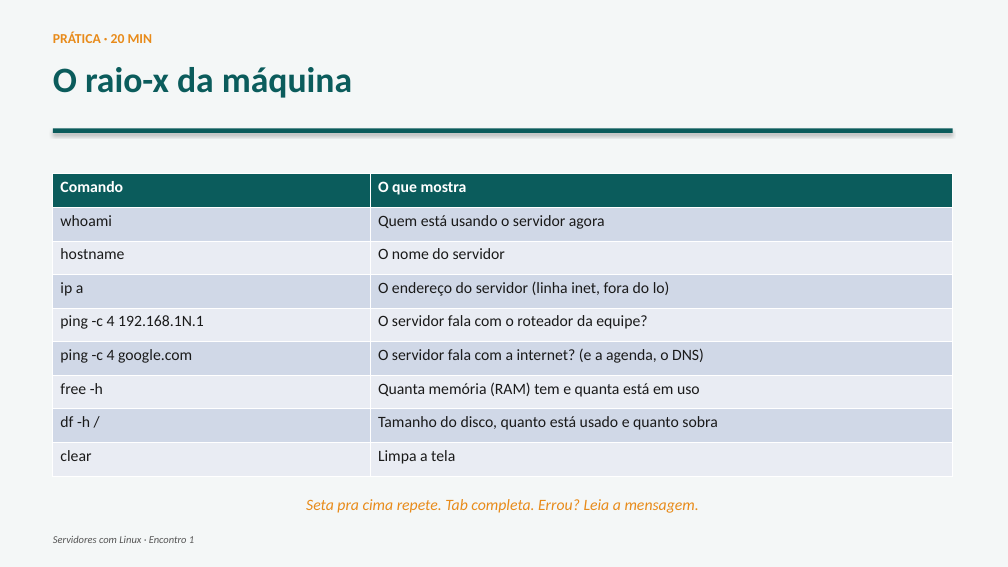
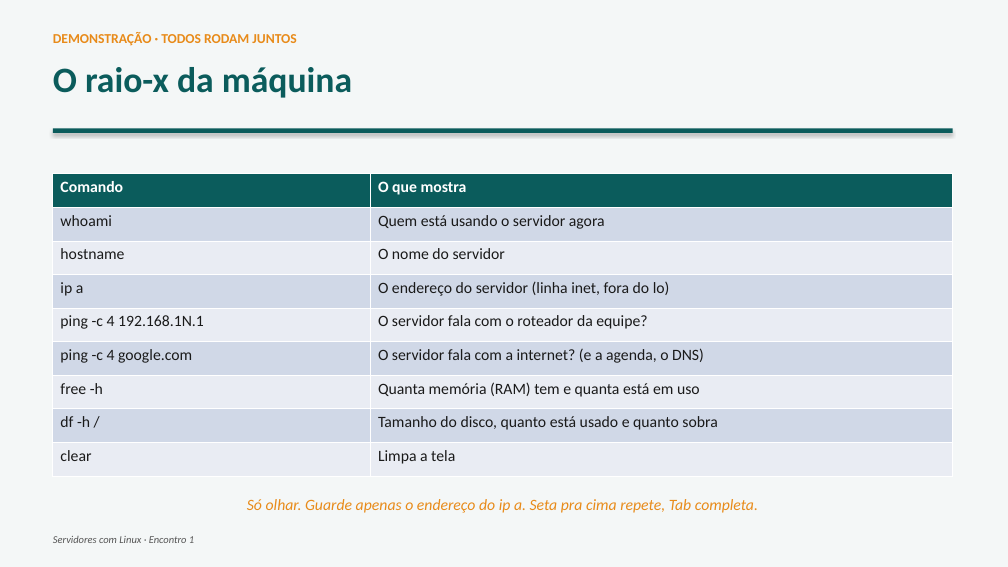
Before and after one commit to joninedel-prog/gerador_contratos, a slide deck: slide 30 of Aula - Servidores 1 - Instalando o Ubuntu e o primeiro site.pptx (slide 29 before the commit). Drawn at 1008x567 pixels with LibreOffice and Linux fonts; fonts in the diff are those of the drawing. Boxes give left, top, right and bottom in pixels: in the first picture for what was removed or moved away, otherwise in the second. Text is boxed around its words. In the diff, an @@ line names an element or a change of style, - is before the commit and + after.

```diff
--- a/Aula - Servidores 1 - Instalando o Ubuntu e o primeiro site.pptx
+++ b/Aula - Servidores 1 - Instalando o Ubuntu e o primeiro site.pptx
@@ text at (x1=53, y1=32, x2=296, y2=46): text changed @@
-PRÁTICA · 20 MIN
+DEMONSTRAÇÃO · TODOS RODAM JUNTOS
@@ text at (x1=247, y1=499, x2=758, y2=513): text changed @@
-Seta pra cima repete. Tab completa. Errou? Leia a mensagem.
+Só olhar. Guarde apenas o endereço do ip a. Seta pra cima repete, Tab completa.
```
Also in this commit, not shown: 4 other slides changed, 4 slides added, 4 other files.
